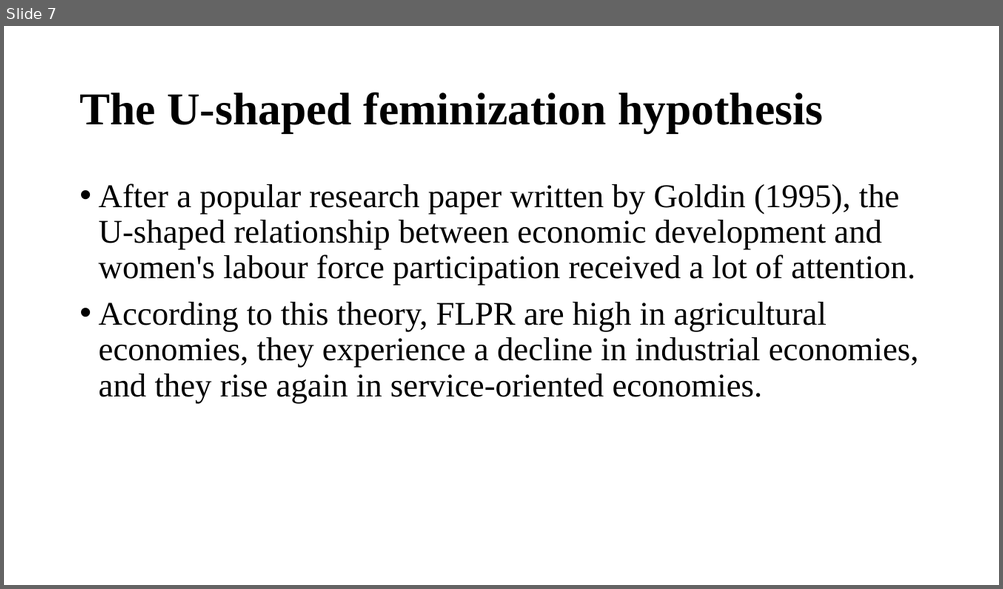
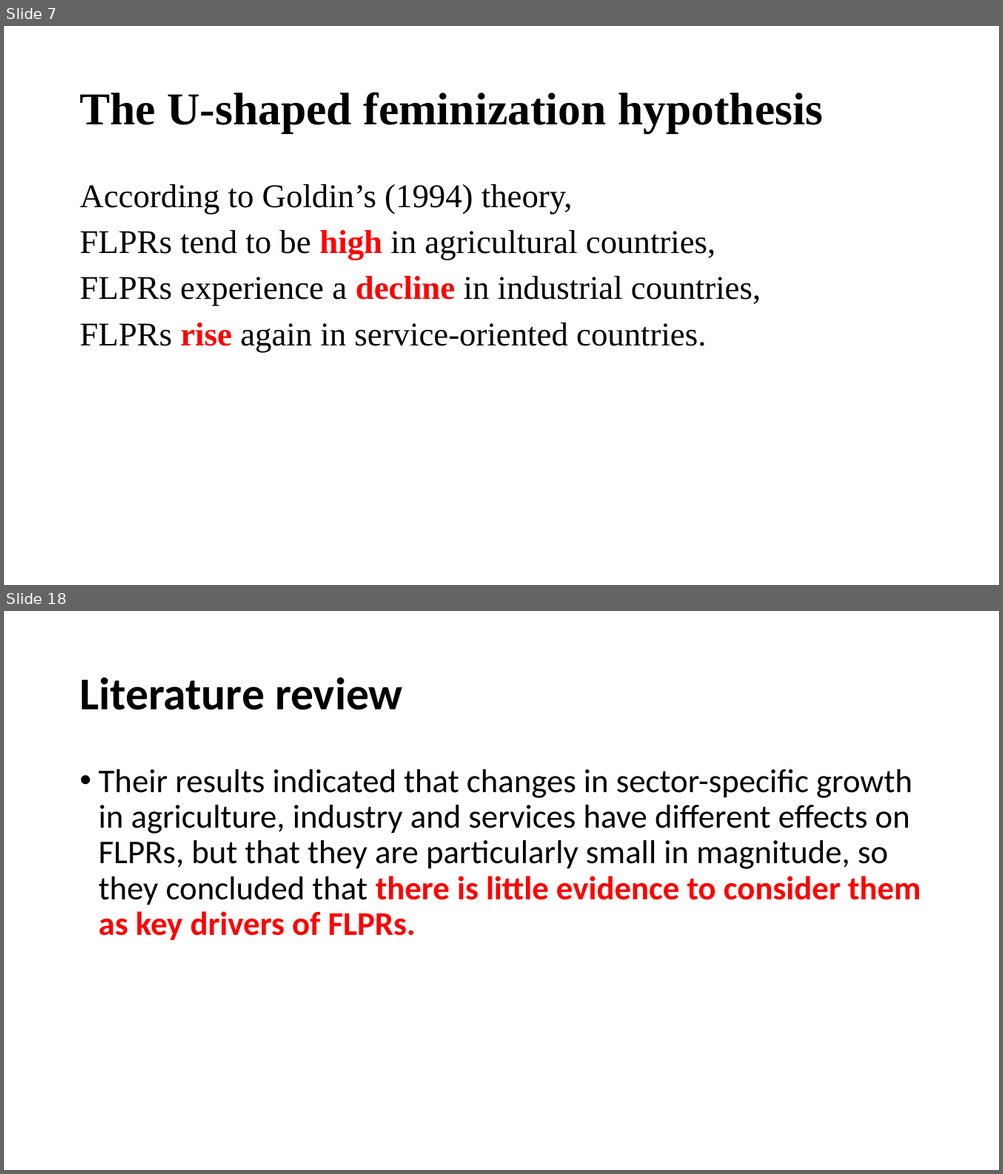
Before and after one commit to ilopezmoreno/Chapter1-PhDthesis, a slide deck: Slides. Chapter1-PhDthesis.pptx. Shown one above the other, each under a label of ours: slide 7 before the commit, slides 7 and 18 after it; the slides between them are not shown. The pictures are 1003x589 and 1003x1174 pixels, drawn with LibreOffice and Linux fonts; fonts in the diff are those of the drawing. Boxes give left, top, right and bottom in pixels: in the first picture for what was removed or moved away, otherwise in the second. Text is boxed around its words. In the diff, an @@ line names an element or a change of style, - is before the commit and + after.

```diff
--- a/Slides. Chapter1-PhDthesis.pptx
+++ b/Slides. Chapter1-PhDthesis.pptx
@@ slide 18 added at (4,611,999,1170), background #FFFFFF @@
@@ title added at (79,677,403,710), 44 pt, text #000000, bold @@
+Literature review
@@ text added at (99,769,921,940), 32 pt, text #000000 @@
+• Their results indicated that changes in sector-specific growth in agriculture, industry and services have different effects on FLPRs, but that they are particularly small in magnitude, so they concluded that there is little evidence to consider them as key drivers of FLPRs.
@@ slide 7 changed as well @@
@@ text at (79,184,760,352): text changed @@
-• After a popular research paper written by Goldin (1995), the U-shaped relationship between economic development and women's labour force participation received a lot of attention.
-• According to this theory, FLPR are high in agricultural economies, they experience a decline in industrial economies, and they rise again in service-oriented economies.
+According to Goldin’s (1994) theory,
+FLPRs tend to be high in agricultural countries,
+FLPRs experience a decline in industrial countries,
+FLPRs rise again in service-oriented countries.
```
Also in this commit, not shown: 8 other slides changed, 54 other slides added, 6 slides removed, 5 other files.
